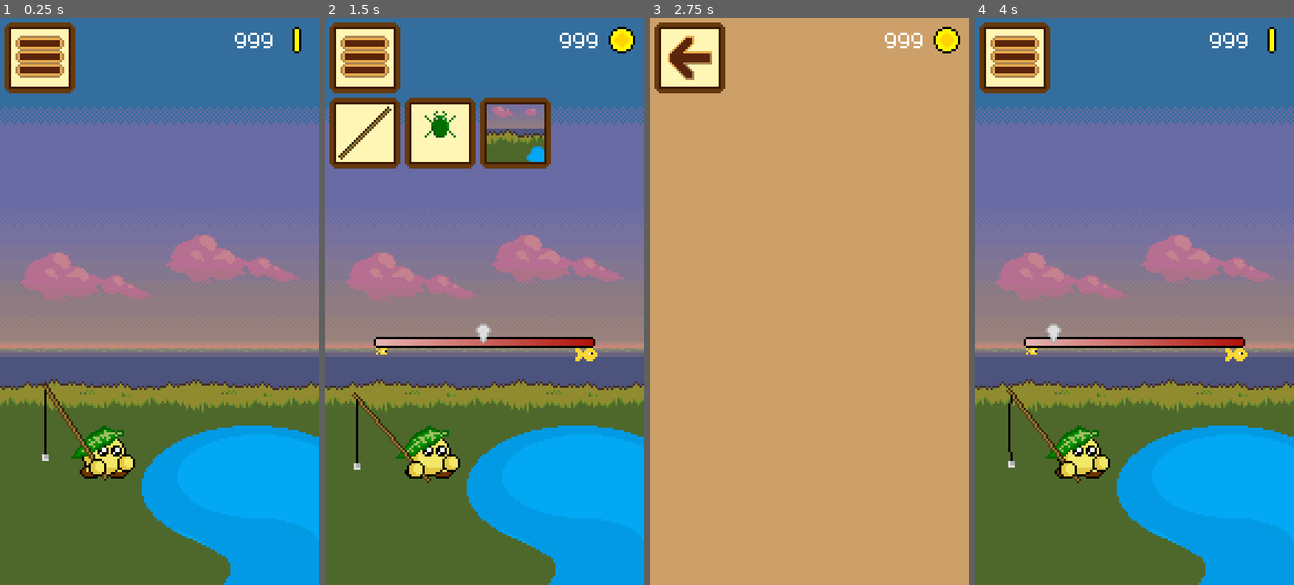
Above: before the commit, frames 1-4 (left to right).
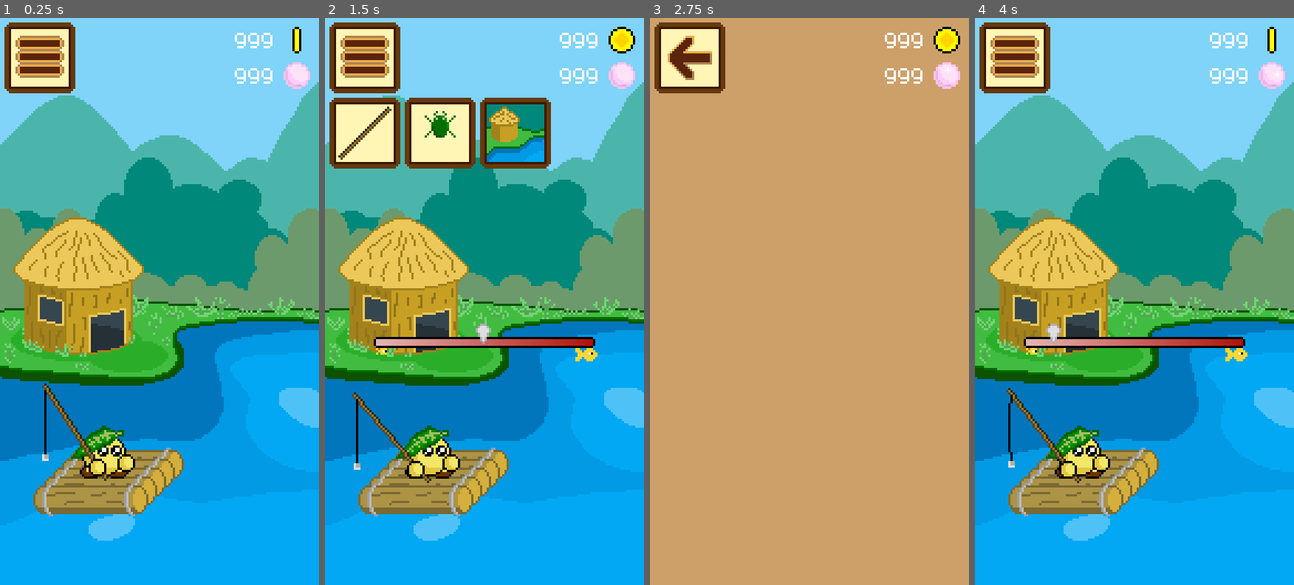
Above: after the commit, the same moments.

Repository: tsredanovic/pixquarium_v03
Game: Godot game, scene res://Main.tscn
Two runs of this game, one before a commit and one after it. Both use one fixed random seed, a clock stepped at 60 frames per second and the inputs below.
Inputs (mouse positions are in pixels of both pictures, inside the frame that each line leads up to):
- Up to frame 1 (0.25 s): no input
- Up to frame 2 (1.5 s): move the mouse to (484, 454) at 0.52 s; click (484, 454) at 0.67 s; click (363, 57) at 1.25 s
- Up to frame 3 (2.75 s): click (688, 131) at 2 s
- Up to frame 4 (4 s): click (1013, 57) at 2.75 s; move the mouse to (1070, 329) at 3.52 s; click (1070, 329) at 3.67 s

The runs differ from the first frame. In frame 1, 84% of the frame differs, in the area x 0-100%, y 0-100%; in frame 2, 76%; in frame 3, 0.4%; in frame 4, 82%.

Commit message:
pouch pearl

Diff:
--- a/src/Main.gd
+++ b/src/Main.gd
@@ -20,7 +20,7 @@
 onready var state = {
 	"rod": ROD.BLACK,
 	"bait": BAIT.GREEN,
-	"location": LOCATION.POND
+	"location": LOCATION.HUT
 }
 
 # INSTANCE POUCH
--- a/src/Pouch/Pouch.tscn
+++ b/src/Pouch/Pouch.tscn
@@ -1,10 +1,16 @@
-[gd_scene load_steps=8 format=2]
+[gd_scene load_steps=16 format=2]
 
 [ext_resource path="res://Pouch/Coin1.png" type="Texture" id=1]
 [ext_resource path="res://Pouch/Coin4.png" type="Texture" id=2]
 [ext_resource path="res://Pouch/Coin2.png" type="Texture" id=3]
 [ext_resource path="res://Pouch/Coin3.png" type="Texture" id=4]
 [ext_resource path="res://Fonts/m5x7.ttf" type="DynamicFontData" id=5]
+[ext_resource path="res://Pouch/Pearl1.png" type="Texture" id=6]
+[ext_resource path="res://Pouch/Pearl3.png" type="Texture" id=7]
+[ext_resource path="res://Pouch/Pearl6.png" type="Texture" id=8]
+[ext_resource path="res://Pouch/Pearl5.png" type="Texture" id=9]
+[ext_resource path="res://Pouch/Pearl4.png" type="Texture" id=10]
+[ext_resource path="res://Pouch/Pearl2.png" type="Texture" id=11]
 
 [sub_resource type="SpriteFrames" id=1]
 animations = [ {
@@ -15,6 +21,17 @@
 } ]
 
 [sub_resource type="DynamicFont" id=2]
+font_data = ExtResource( 5 )
+
+[sub_resource type="SpriteFrames" id=3]
+animations = [ {
+"frames": [ ExtResource( 6 ), ExtResource( 6 ), ExtResource( 6 ), ExtResource( 6 ), ExtResource( 11 ), ExtResource( 7 ), ExtResource( 10 ), ExtResource( 9 ), ExtResource( 8 ) ],
+"loop": true,
+"name": "idle",
+"speed": 5.0
+} ]
+
+[sub_resource type="DynamicFont" id=4]
 font_data = ExtResource( 5 )
 
 [node name="Pouch" type="Control"]
@@ -39,10 +56,27 @@
 [node name="CoinCount" type="Label" parent="."]
 margin_top = 1.0
 margin_right = 88.0
-margin_bottom = 14.0
 custom_fonts/font = SubResource( 2 )
 text = "999"
 align = 2
 __meta__ = {
 "_edit_use_anchors_": false
 }
+
+[node name="PearlSprite" type="AnimatedSprite" parent="."]
+position = Vector2( 90, 16 )
+frames = SubResource( 3 )
+animation = "idle"
+frame = 2
+playing = true
+centered = false
+
+[node name="PearlCount" type="Label" parent="."]
+margin_top = 17.0
+margin_right = 88.0
+custom_fonts/font = SubResource( 4 )
+text = "999"
+align = 2
+__meta__ = {
+"_edit_use_anchors_": false
+}
Binary file added: src/Pouch/Pearl1.png
Not shown, added: src/Pouch/Pearl1.png.import
Binary file added: src/Pouch/Pearl2.png
Not shown, added: src/Pouch/Pearl2.png.import
Binary file added: src/Pouch/Pearl3.png
Not shown, added: src/Pouch/Pearl3.png.import
Binary file added: src/Pouch/Pearl4.png
Not shown, added: src/Pouch/Pearl4.png.import
Binary file added: src/Pouch/Pearl5.png
Not shown, added: src/Pouch/Pearl5.png.import
Binary file added: src/Pouch/Pearl6.png
Not shown, added: src/Pouch/Pearl6.png.import
